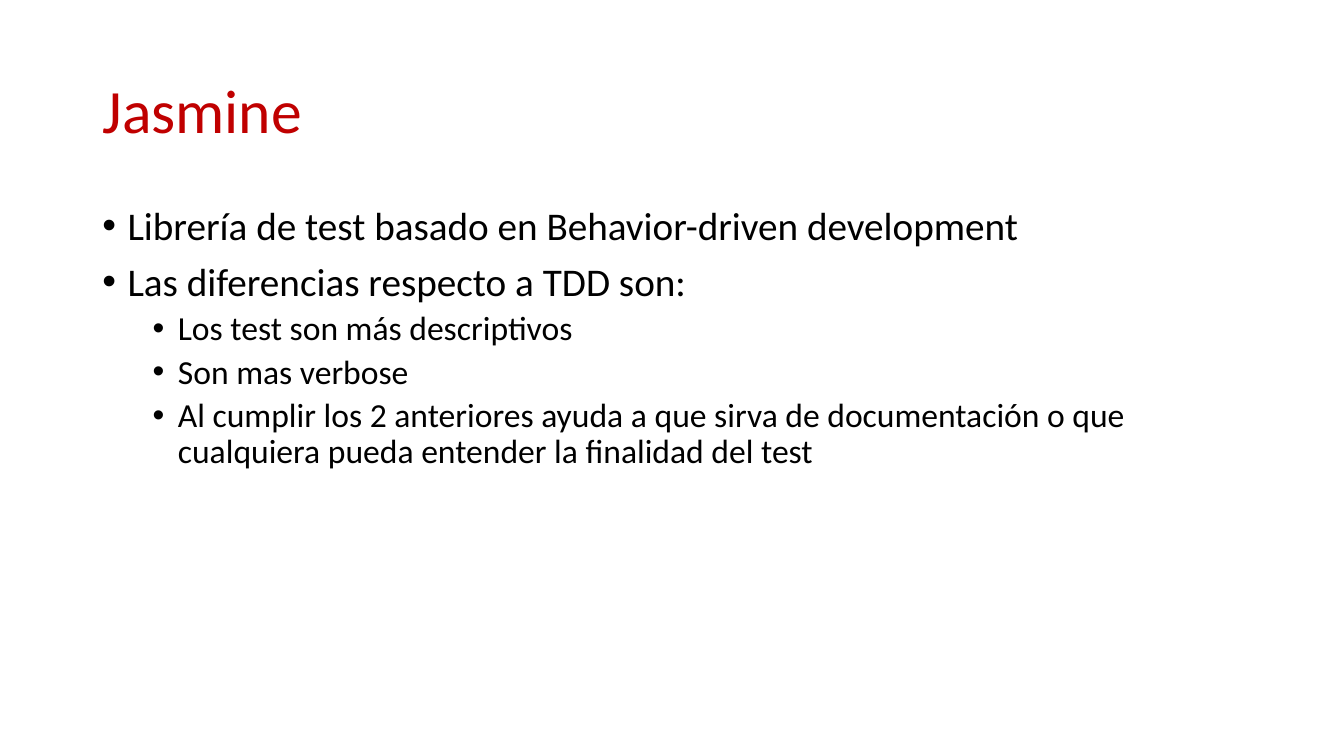
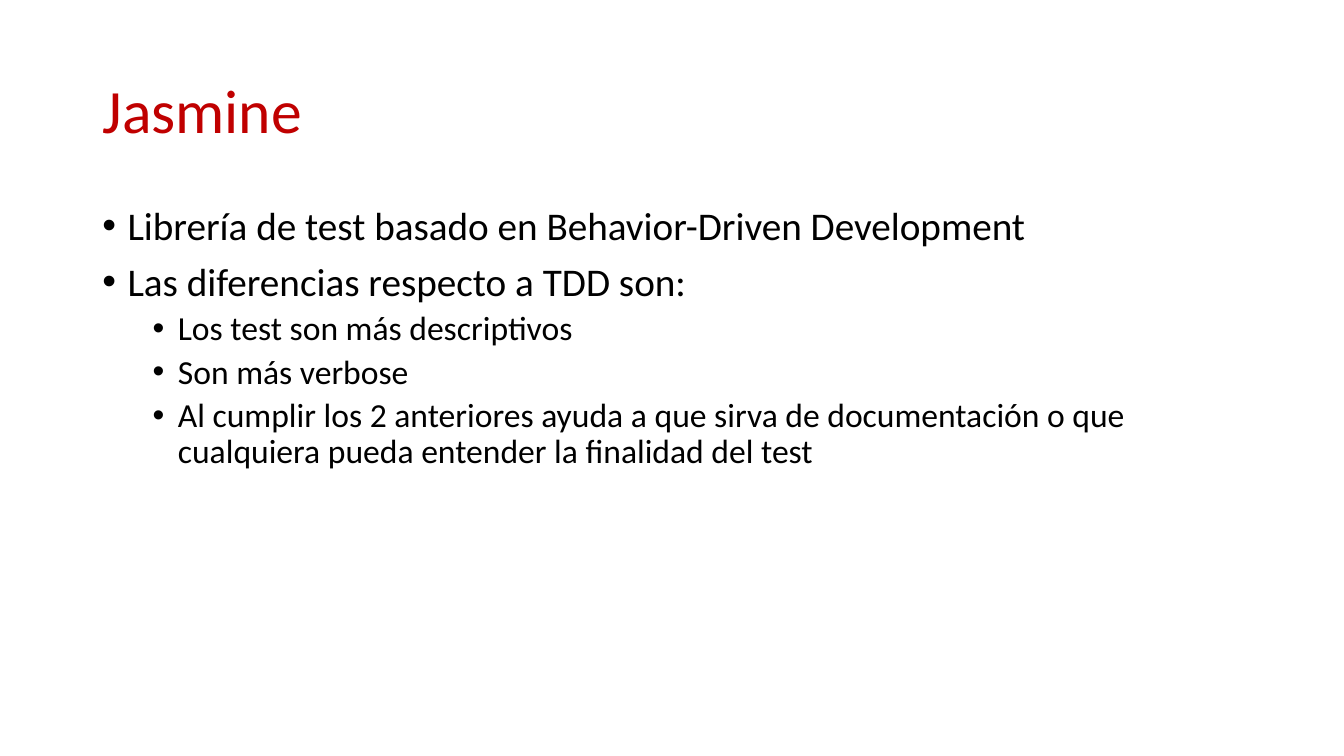
Before and after one commit to ericuss/TDD-Miercolex-Tokiota, a slide deck: slide 2 of Documentacion/jasmine.pptx. Drawn at 1344x756 pixels with LibreOffice and Linux fonts; fonts in the diff are those of the drawing; background and template pictures are left out. Boxes give left, top, right and bottom in pixels: in the first picture for what was removed or moved away, otherwise in the second. Text is boxed around its words. In the diff, an @@ line names an element or a change of style, - is before the commit and + after.

```diff
--- a/Documentacion/jasmine.pptx
+++ b/Documentacion/jasmine.pptx
@@ text at box(128, 212, 1025, 247): text changed @@
-• Librería de test basado en Behavior-driven development
+• Librería de test basado en Behavior-Driven Development
@@ text at box(178, 360, 408, 385): text changed @@
-  • Son mas verbose
+  • Son más verbose
```
Also in this commit, not shown: 4 other slides changed, 6 slides added, 2 slides removed, 1 other file.
